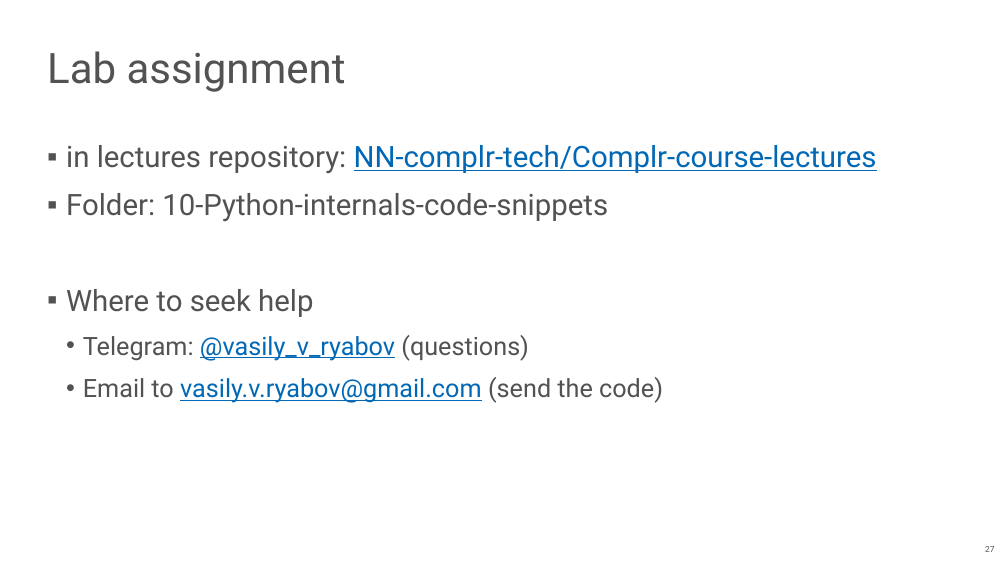
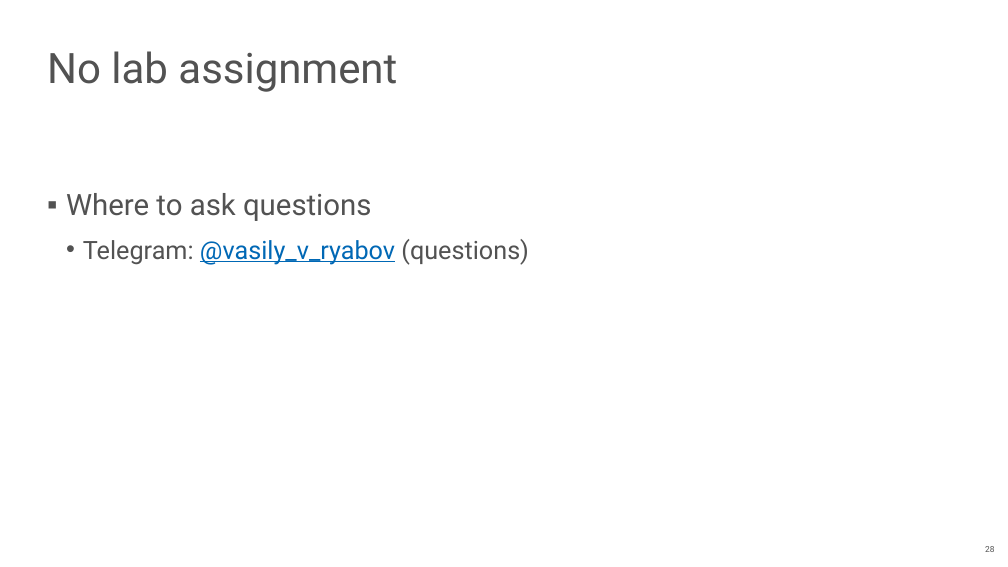
Before and after one commit to NN-complr-tech/Complr-course-lectures, a slide deck: slide 28 of 13-Python-internals-and-JIT-compilers.pptx (slide 27 before the commit). Drawn at 1008x567 pixels with LibreOffice and Linux fonts; fonts in the diff are those of the drawing. Boxes give left, top, right and bottom in pixels: in the first picture for what was removed or moved away, otherwise in the second. Text is boxed around its words. In the diff, an @@ line names an element or a change of style, - is before the commit and + after.

Commit message:
Add question form for Python lecture, small fixes

```diff
--- a/13-Python-internals-and-JIT-compilers.pptx
+++ b/13-Python-internals-and-JIT-compilers.pptx
@@ title at box(47, 51, 397, 92): text changed @@
-Lab assignment
+No lab assignment
@@ text at box(66, 193, 371, 221): text changed @@
-▪ in lectures repository: NN-complr-tech/Complr-course-lectures
-▪ Folder: 10-Python-internals-code-snippets
-▪ Where to seek help
+▪ Where to ask questions
@@ text at box(83, 377, 663, 403): paragraph removed @@
-  • Email to vasily.v.ryabov@gmail.com (send the code)
@@ page number at box(985, 546, 994, 552): text changed @@
-27
+28
```
Also in this commit, not shown: 10 other slides changed, 1 slide added, 1 slide removed.
